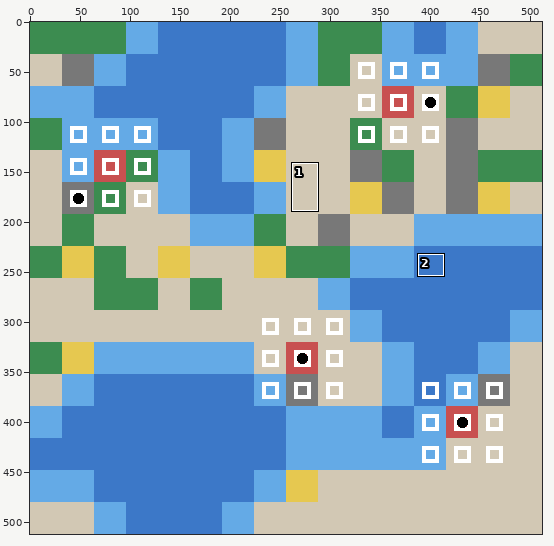
File history of a sprite sheet, pol_env/Tribes/img_step_3.png. Above, an overview of the earlier version with the close-up marked.
Close-up. First the earlier version:
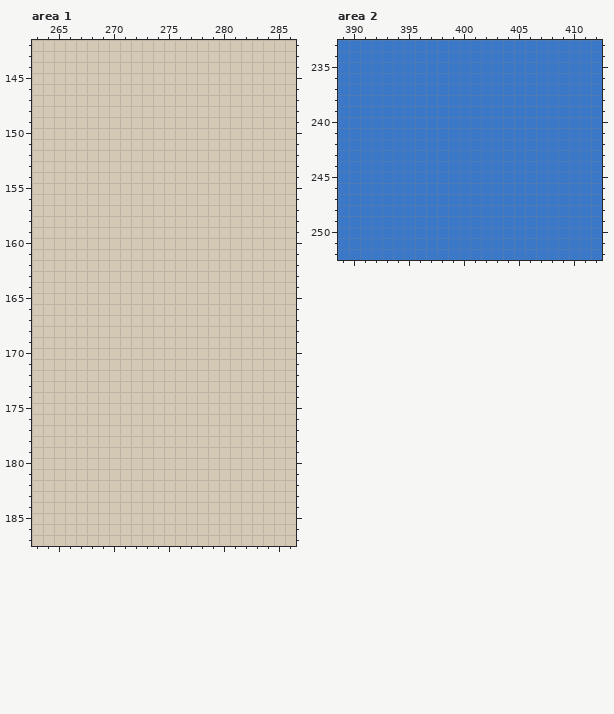
The file is 512x512 pixels. Colours within 5 levels of each other are drawn and written as one. Shown: area 1: x 263..286, y 142..187; area 2: x 389..412, y 233..252. The commit also changed other parts of the picture, which this record leaves out.
After:
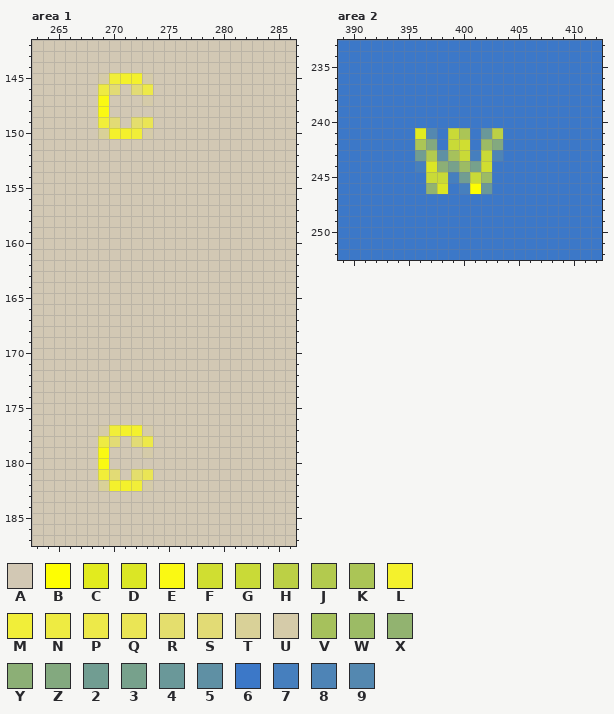
Palette (. is transparent): A #d2c8b4  B #fefe02  C #e2eb1e  D #dbe625  E #faf913  F #d0de31  G #c9da37  H #bcd045  J #b3ca4e  K #abc556  L #f4f12c  M #f1ee39  N #eeeb42  P #ede949  Q #eae555  R #e4de6d  S #e2db75  T #d9d198  U #d5cba9  V #a6c15c  W #9cbb65  X #92b370  Y #8caf76  Z #83a97f  2 #719d92  3 #77a18c  4 #6a9899  5 #5f90a4  6 #3c78c8  7 #467fbe  8 #4e84b6  9 #5488b0
Edits made:
--- area 1
@@ x 267..275 @@
 144 AAAAAAAAA
-145 AAAAAAAAA
-146 AAAAAAAAA
-147 AAAAAAAAA
-148 AAAAAAAAA
-149 AAAAAAAAA
-150 AAAAAAAAA
+145 AAUMLLUAA
+146 AANSASPAA
+147 AAEAAAUAA
+148 AAEAAAAAA
+149 AAMSARQAA
+150 AATLLMUAA
 151 AAAAAAAAA
@@ x 267..275 @@
 176 AAAAAAAAA
-177 AAAAAAAAA
-178 AAAAAAAAA
-179 AAAAAAAAA
-180 AAAAAAAAA
-181 AAAAAAAAA
-182 AAAAAAAAA
+177 AAUMLLUAA
+178 AANSASPAA
+179 AAEAAAUAA
+180 AAEAAAAAA
+181 AAMSARQAA
+182 AATLLMUAA
 183 AAAAAAAAA
--- area 2
@@ x 394..405 @@
 240 666666666666
-241 666666666666
-242 666666666666
-243 666666666666
-244 666666666666
-245 666666666666
-246 666666666666
+241 66C96GK64H66
+242 66KZ6GF6WZ66
+243 662J5VG7G866
+244 667DY3W3F666
+245 666GG72GW666
+246 666XD67B4666
 247 666666666666
Pixel boxes of the changes (left, top, right, bottom) in both close-ups:
changed: (98, 73, 153, 139)
changed: (98, 425, 153, 491)
changed: (415, 128, 503, 194)
